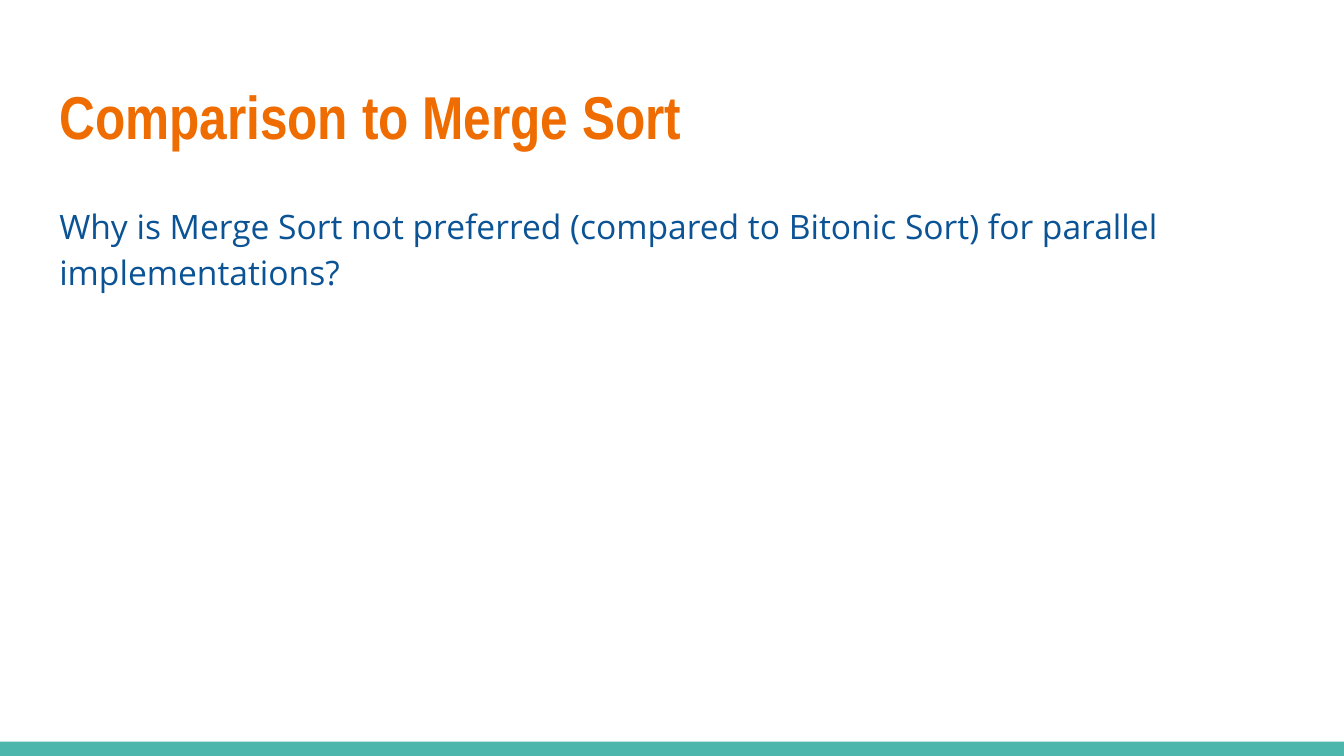
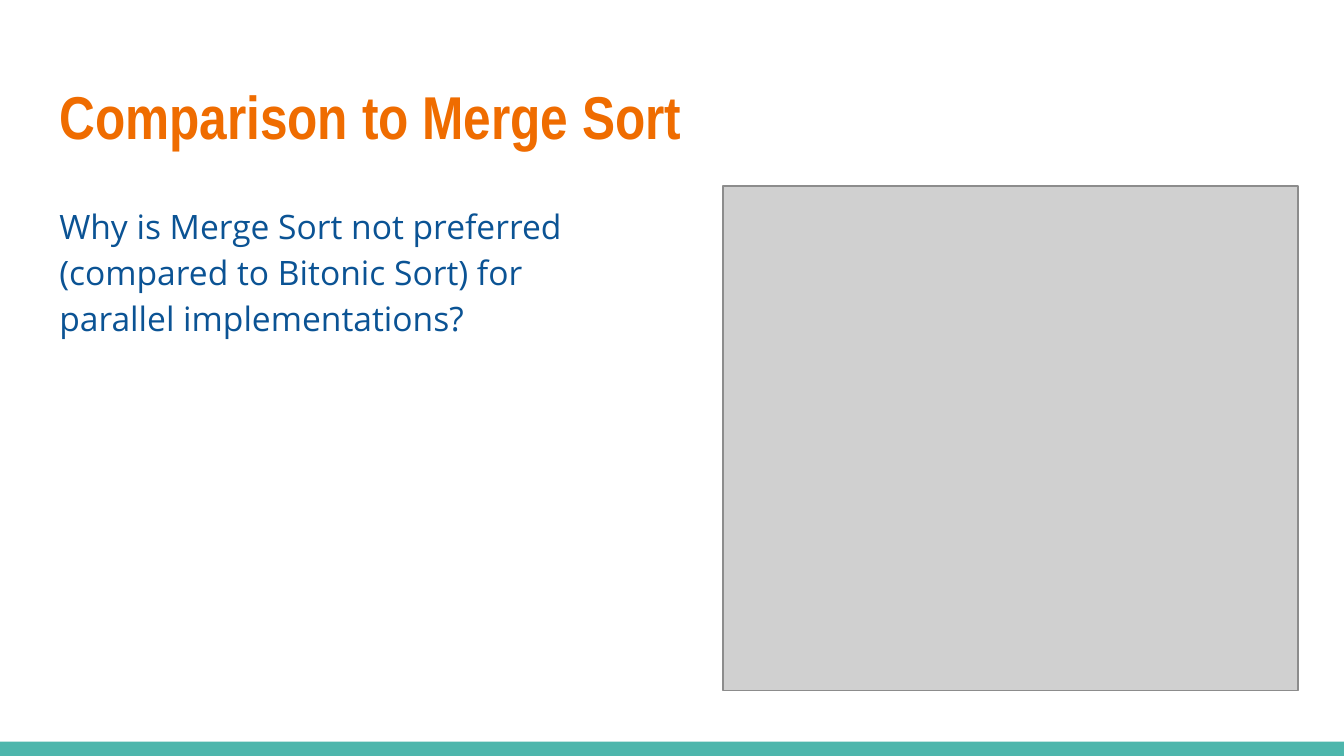
Before and after one commit to theodoreleebrant/TA-2425S1, a slide deck: slide 35 of CS3210/pptx/CS3210-TL7 (Tut 4).pptx. Drawn at 1344x756 pixels with LibreOffice and Linux fonts; fonts in the diff are those of the drawing; grey boxes stand for pictures. Boxes give left, top, right and bottom in pixels: in the first picture for what was removed or moved away, otherwise in the second. Text is boxed around its words. In the diff, an @@ line names an element or a change of style, - is before the commit and + after.

Commit message:
edit T4

```diff
--- a/CS3210/pptx/CS3210-TL7 (Tut 4).pptx
+++ b/CS3210/pptx/CS3210-TL7 (Tut 4).pptx
@@ text "Why is Merge Sort not ..." rewrapped from (59, 213, 1157, 293) to (59, 213, 562, 339) @@
@@ picture added at (723, 185, 1298, 689) @@
```
